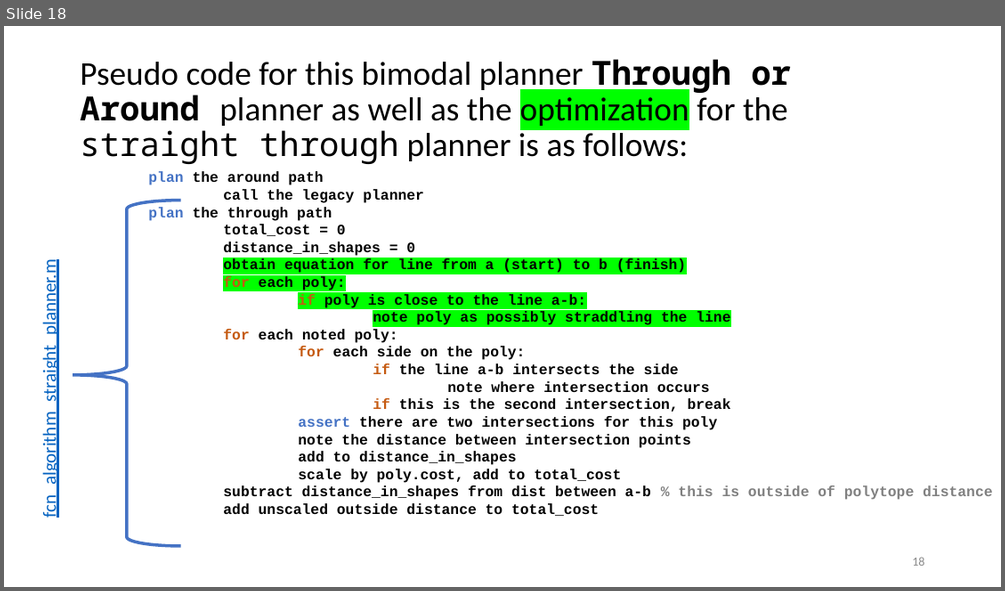
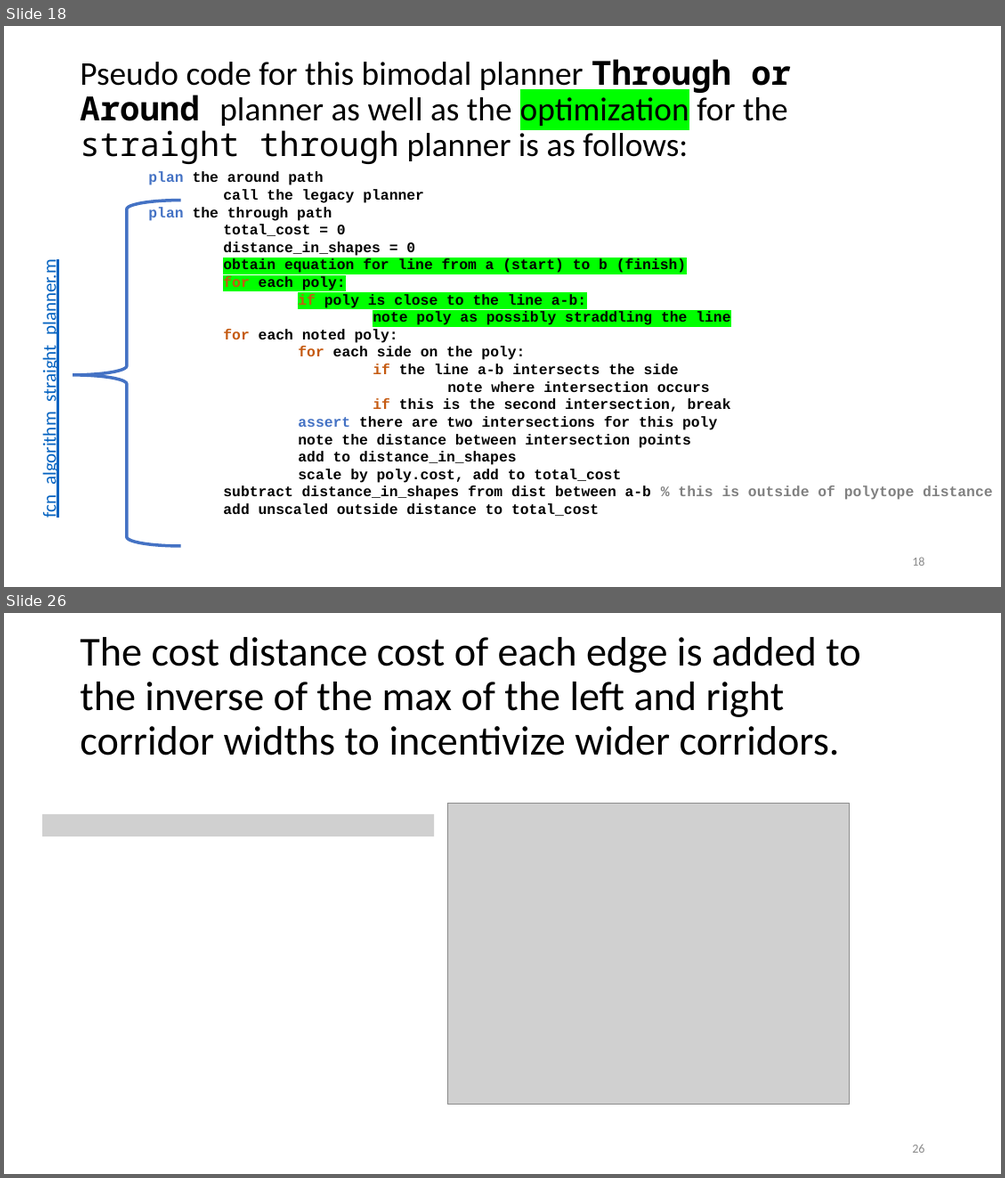
Before and after one commit to ivsg-psu/PathPlanning_GridFreePathPlanners_BoundedAStar, a slide deck: Documentation/bounded_astar_documentation.pptx. Shown one above the other, each under a label of ours: slide 18 before the commit, slides 18 and 26 after it; the slides between them are not shown. The pictures are 1005x591 and 1005x1178 pixels, drawn with LibreOffice and Linux fonts; fonts in the diff are those of the drawing; grey boxes stand for pictures. Boxes give left, top, right and bottom in pixels: in the first picture for what was removed or moved away, otherwise in the second. Text is boxed around its words. In the diff, an @@ line names an element or a change of style, - is before the commit and + after.

```diff
--- a/Documentation/bounded_astar_documentation.pptx
+++ b/Documentation/bounded_astar_documentation.pptx
@@ slide 26 added at bbox=[4, 613, 1001, 1174], background #FFFFFF @@
@@ title added at bbox=[80, 637, 860, 755], 39.6 pt, text #000000 @@
+The cost distance cost of each edge is added to the inverse of the max of the left and right corridor widths to incentivize wider corridors.
@@ picture added at bbox=[42, 814, 434, 836] @@
@@ picture added at bbox=[447, 803, 849, 1104] @@
@@ page number added at bbox=[912, 1144, 924, 1152], 12 pt, text #8C8C8C @@
+26
```
Also in this commit, not shown: 7 other slides added, 2 other files.
